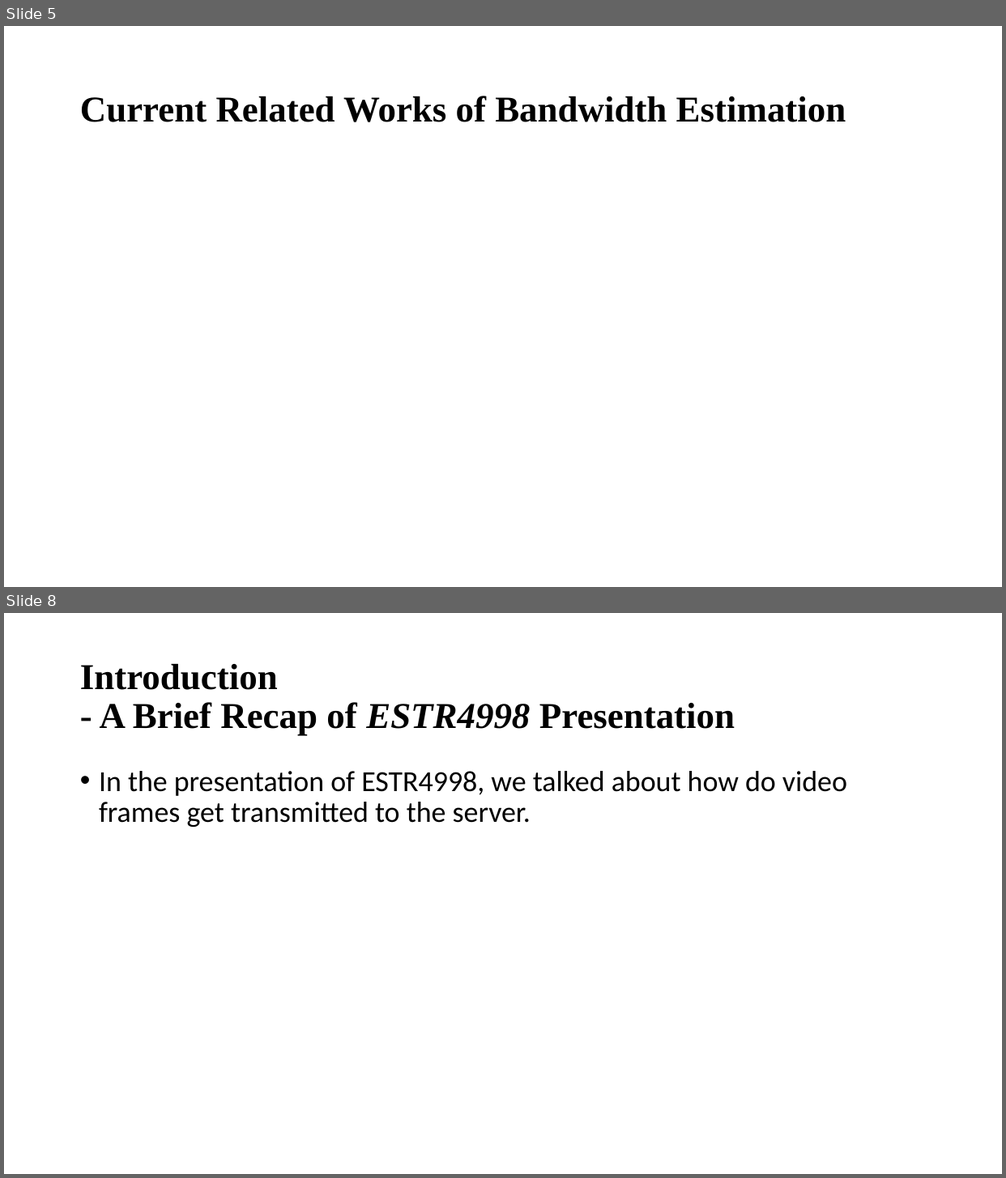
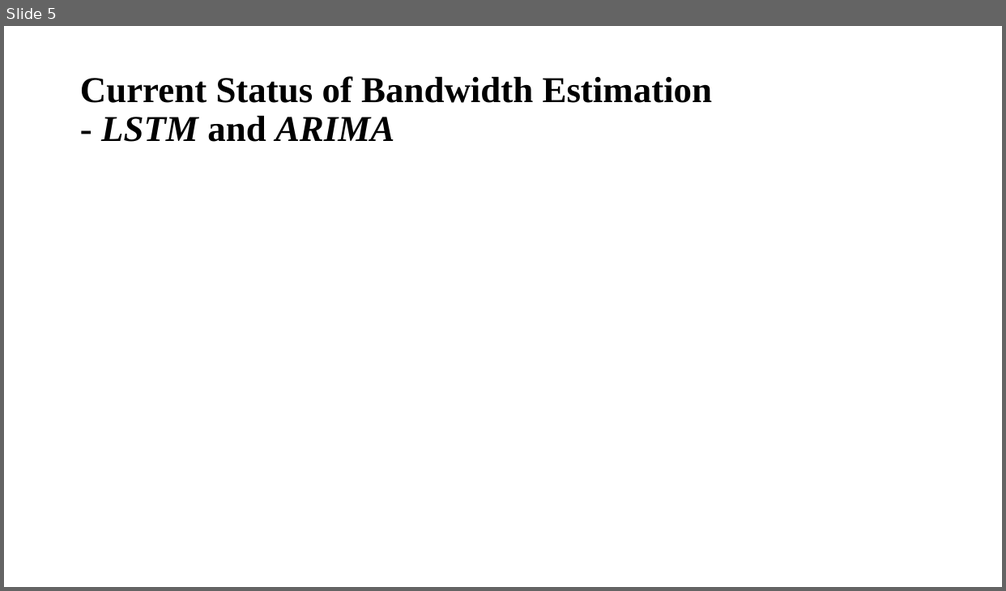
Before and after one commit to williamzheng0711/online-cdf-streaming, a slide deck: ESTR4999_Notes/ESTR4999_Presentation.pptx. Shown one above the other, each under a label of ours: slides 5 and 8 before the commit, slide 5 after it; the slides between them are not shown. The pictures are 1006x1178 and 1006x591 pixels, drawn with LibreOffice and Linux fonts; fonts in the diff are those of the drawing; grey boxes stand for pictures. Boxes give left, top, right and bottom in pixels: in the first picture for what was removed or moved away, otherwise in the second. Text is boxed around its words. In the diff, an @@ line names an element or a change of style, - is before the commit and + after.

```diff
--- a/ESTR4999_Notes/ESTR4999_Presentation.pptx
+++ b/ESTR4999_Notes/ESTR4999_Presentation.pptx
@@ slide 8 removed at [4, 613, 1002, 1174], background #FFFFFF @@
@@ title removed at [80, 663, 735, 736] @@
-Introduction
-- A Brief Recap of ESTR4998 Presentation
@@ text removed at [99, 771, 847, 827] @@
-• In the presentation of ESTR4998, we talked about how do video frames get transmitted to the server.
@@ slide 5 changed as well @@
@@ title at [80, 76, 713, 142]: text changed @@
-Current Related Works of Bandwidth Estimation
+Current Status of Bandwidth Estimation
+- LSTM and ARIMA
```
Also in this commit, not shown: 5 other slides changed, 10 slides added, 1 other slide removed, 4 other files.
